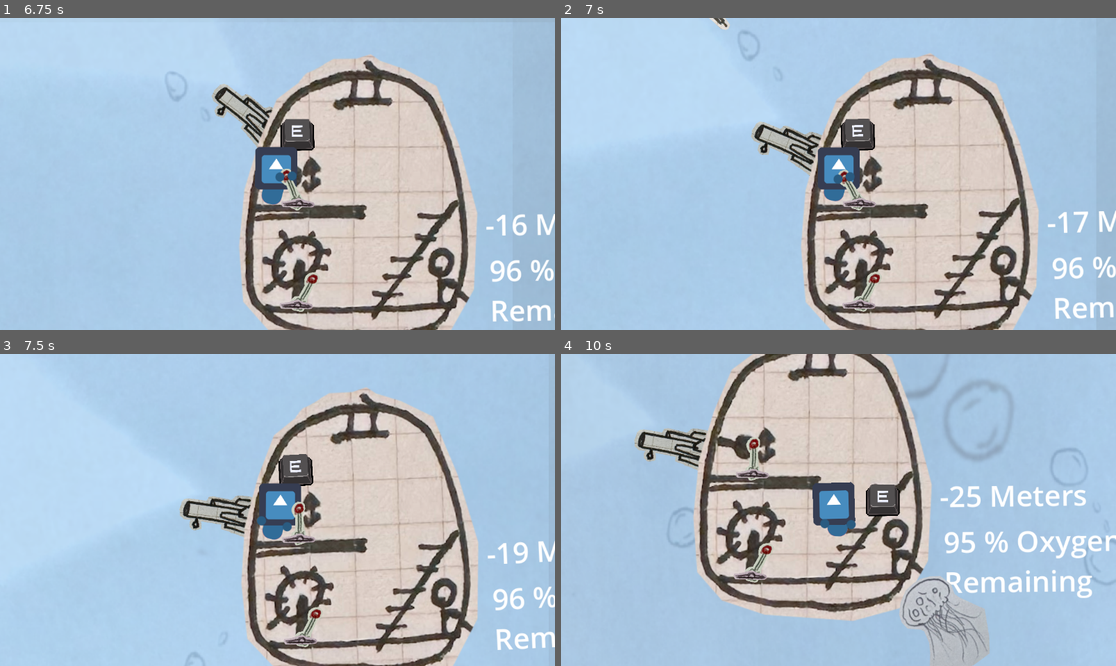
Above: before the commit, frames 1-4 (two rows, left to right).
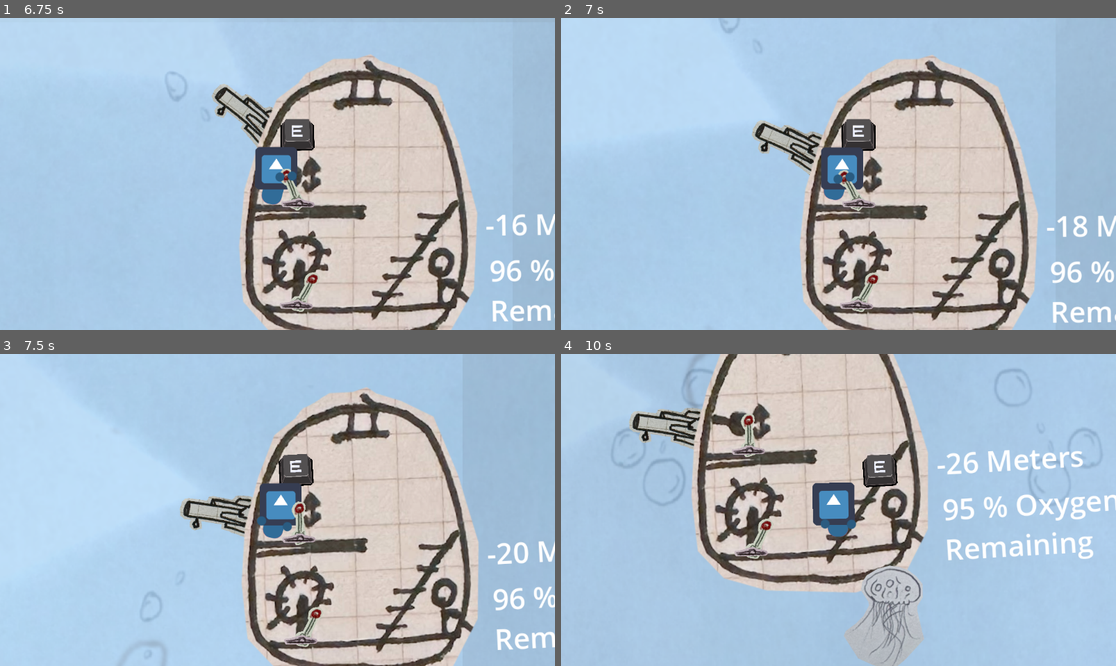
Above: after the commit, the same moments.

Repository: calzila/GGJ_2025
Game: Godot game, scene res://Overworld.tscn
Same seed, same stepped clock (60 frames per second), same inputs: the game is played once before the commit and once after it. The engine's default icon, where the game draws it, is replaced by a stand-in: a white triangle on a blue panel in a dark square.
Inputs:
- Up to frame 1 (6.75 s): tap Enter (ui_accept) at 0.5, 0.77, 1.52, 3.02, 3.77, 4.52, 6.02 s; hold D (move_right) 0.53-2.03 s; tap E (Grab) every 0.75 s from 0.6 to 6.6 s; hold A (move_left) 2.03-2.78 s; hold D (move_right) 2.78-4.28 s; hold A (move_left) 4.28-5.03 s; hold D (move_right) 5.03-5.78 s; hold A (move_left) from 5.78 s (still down)
- Up to frame 2 (7 s): keep holding A (move_left); tap Enter (ui_accept) at 6.77 s
- Up to frame 3 (7.5 s): release A (move_left) at 7.28 s; hold D (move_right) from 7.28 s (still down); tap E (Grab) at 7.35 s
- Up to frame 4 (10 s): tap Enter (ui_accept) at 7.52, 9.02, 9.77 s; tap E (Grab) at 8.1, 8.85, 9.6 s; release D (move_right) at 9.53 s; hold A (move_left) from 9.53 s (still down)

Frame 1 is identical in both runs. In frame 2, 7.7% of the frame differs, in the area x 26-100%, y 0-100%; in frame 3, 1.3%; in frame 4, 28%, in the area x 9-100%, y 0-100%.
Error in both runs: Invalid assignment of property or key 'playerIsHolding' with value of type 'bool' on a base object of type 'Nil'. (res://grabber.gd:46)

Commit message:
Adding recoil when firing the cannon

Diff:
--- a/projectile.gd
+++ b/projectile.gd
@@ -17,6 +17,18 @@
 	# Load the tscn, ready to chek if it's a fish
 	fishCheck = load("res://fish.gd")
 
+	# when we spawn, force the sub backwards
+
+
+	var myPosition : Vector2 = Vector2(global_position.x, global_position.y)
+	var targetPosition : Vector2 = Vector2(theSub.global_position.x, theSub.global_position.y)
+	var directionToTarget = -(myPosition - targetPosition)
+	directionToTarget = directionToTarget.normalized()
+
+	theSub.apply_central_force(directionToTarget * 90000)
+
+
+
 func _physics_process(delta: float) -> void:
 	velocity = Vector2(0, SPEED).rotated(dir)
 	move_and_slide()
